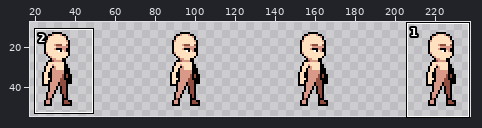
Edited in one commit: sprite sheet (public/assets/Characters/Human/Inworld/Idle/East/sheet.png). The picture above shows the old version from afar; the outline marks the close-up.
Close-up. First the earlier version:
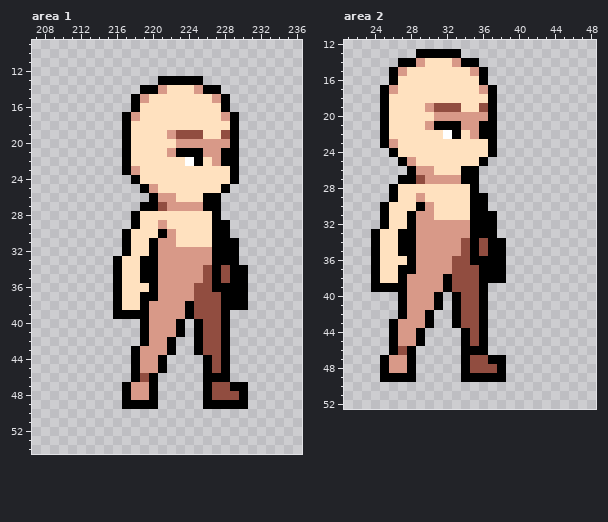
The file is 256x64 pixels. Shown: area 1: x 207..236, y 9..54; area 2: x 21..48, y 12..52. The wide view leaves out empty margins. The commit also changed other parts of the picture, which this record leaves out.
Now the later version:
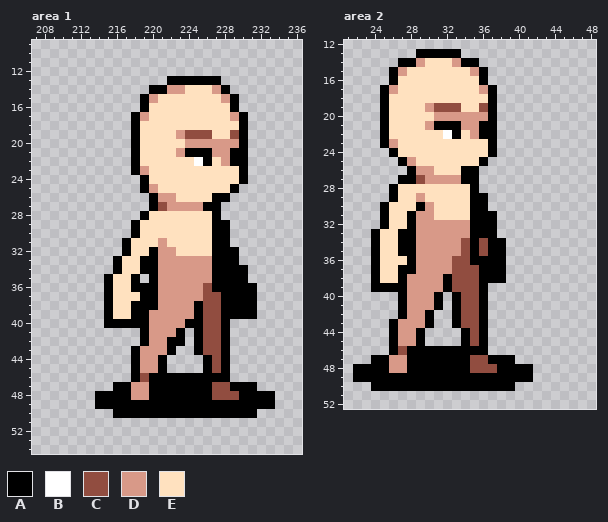
Palette (. is transparent): A #000000  B #ffffff  C #914d40  D #d89988  E #ffe1bf
Difference:
--- area 1
@@ x 213..233 @@
 12 .....................
-13 ........AAAAA........
-14 ......AADEEEDAA......
-15 .....ADEEEEEEEDA.....
-16 .....AEEEEEEEEEA.....
-17 ....ADEEEEEEEEEDA....
-18 ....AEEEEEEEEEEEA....
-19 ....AEEEEDCCCEECA....
-20 ....AEEEEEDDDDDDA....
-21 ....AEEEEDAAADDAA....
-22 ....AEEEEEEBAEDAA....
-23 ....ADEEEEEEEEEEA....
-24 .....AEEEEEEEEEEA....
-25 ......ADEEEEEEEA.....
-26 .......ADDEEEAA......
-27 ......AACDDDDAA......
-28 .....AEEEEEEEEA......
-29 .....AEEDEEEEEAA.....
-30 ....AEEEADEEEEAA.....
-31 ....AEEADDEEEEAAA....
-32 ....AEEADDDDDDAAA....
+13 .........AAAAAA......
+14 .......AADDEEEDA.....
+15 ......ADEEEEEEEDA....
+16 ......AEEEEEEEEEA....
+17 .....ADEEEEEEEEEDA...
+18 .....AEEEEEEEEEEEA...
+19 .....AEEEEDCCCEECA...
+20 .....AEEEEEDDDDDDA...
+21 .....AEEEEDAAADDAA...
+22 .....AEEEEEEBAEDAA...
+23 .....ADEEEEEEEEEEA...
+24 ......AEEEEEEEEEEA...
+25 ......ADEEEEEEEEA....
+26 .......ADDEEEEAA.....
+27 .......ACDDDDAA......
+28 ......AEEEEEEEA......
+29 .....AEEEEEEEEAA.....
+30 .....AEEEEEEEEAA.....
+31 ....AEEEDEEEEEAA.....
+32 ....AEEADDEEEEAAA....
 33 ...AEEAADDDDDDAAA....
-34 ...AEEAADDDDDCACAA...
-35 ...AEEAADDDDDCACAA...
-36 ...AEEEADDDDCCAAAA...
-37 ...AEEAADDDDCCCAAA...
-38 ...AEEADDDDACCCAAA...
-39 ...AAAADDDDACCCA.....
-40 ......ADDDA.ACCA.....
+34 ...AEEAADDDDDDAAAA...
+35 ..AEEA.ADDDDDDAAAA...
+36 ..AEEAAADDDDDCAAAAA..
+37 ..AEEEAADDDDDCCAAAA..
+38 ..AEEAAADDDDACCAAAA..
+39 ..AEEAADDDDDACCAAAA..
+40 ..AAAAADDDDAACCA.....
 41 ......ADDDA.ACCA.....
-42 ......ADDA..ACCA.....
+42 ......ADDAA.ACCA.....
 43 .....ADDDA..ACCA.....
@@ x 207..236 @@
 45 ...........ADDA....ACA........
-46 ...........ACA.....AAA........
-47 ..........ADDA.....ACCAA......
-48 ..........ADDA.....ACCCA......
-49 ..........AAAA.....AAAAA......
-50 ..............................
+46 ...........ACAAAAAAAAA........
+47 .........AADDAAAAAAACCAAA.....
+48 .......AAAADDAAAAAAACCCAAAA...
+49 .......AAAAAAAAAAAAAAAAAAAA...
+50 .........AAAAAAAAAAAAAAAA.....
 51 ..............................
--- area 2
@@ x 21..48 @@
 45 .....ADDA....ACA............
-46 .....ACA.....AAA............
-47 ....ADDA.....ACCAA..........
-48 ....ADDA.....ACCCA..........
-49 ....AAAA.....AAAAA..........
-50 ............................
+46 .....ACAAAAAAAAA............
+47 ...AADDAAAAAAACCAAA.........
+48 .AAAADDAAAAAAACCCAAAA.......
+49 .AAAAAAAAAAAAAAAAAAAA.......
+50 ...AAAAAAAAAAAAAAAA.........
 51 ............................
Where, in picture pixels (left, top, right, bottom), the same in both close-ups:
changed: (95, 76, 275, 418)
added: (353, 346, 533, 391)
